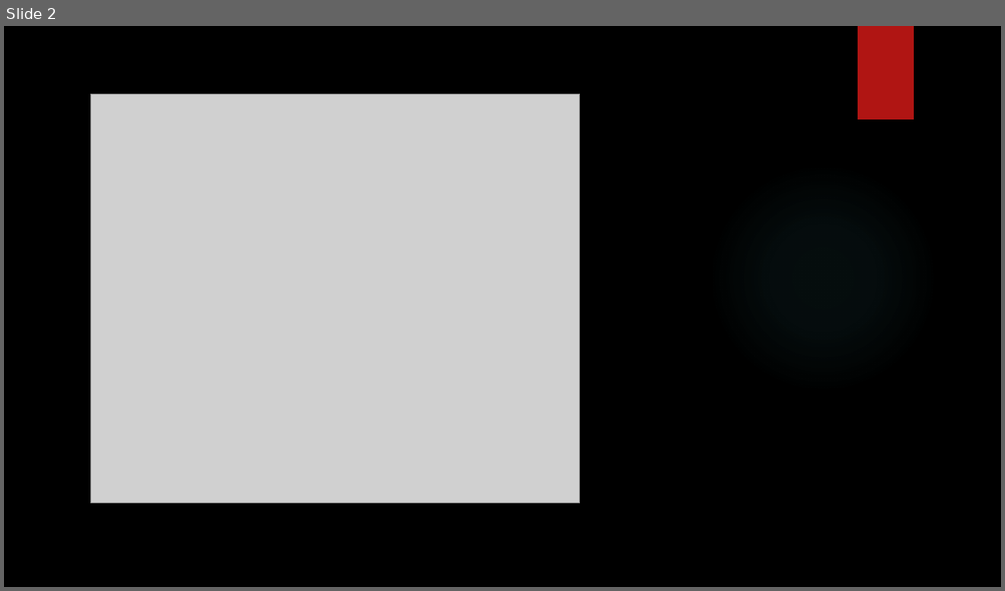
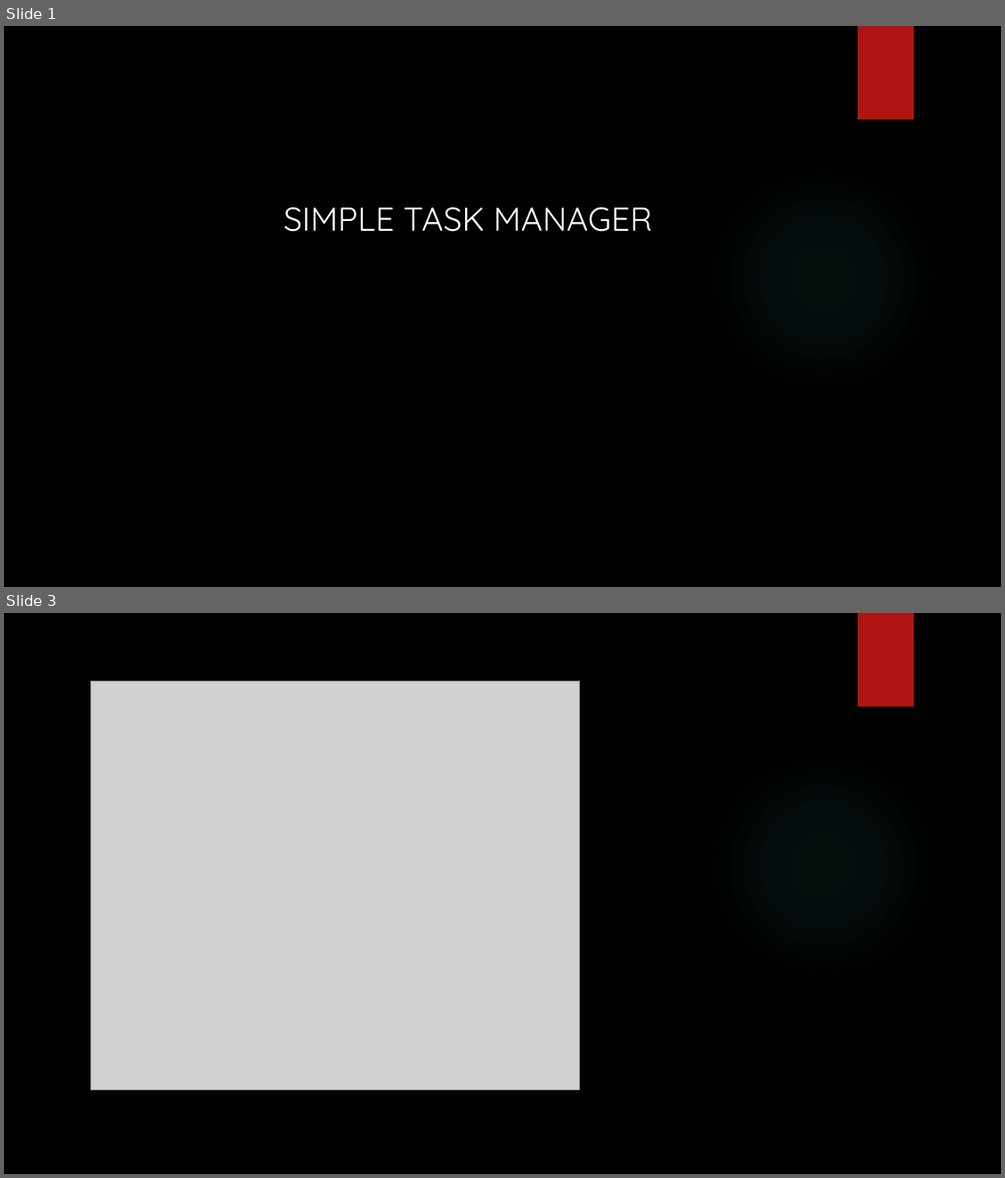
Before and after one commit to Latheesh-data/project.py, a slide deck: SIMPLE TASK MANAGER.pptx. Shown one above the other, each under a label of ours: slide 2 before the commit, slides 1 and 3 after it; the slides between them are not shown. The pictures are 1005x591 and 1005x1178 pixels, drawn with LibreOffice and Linux fonts; fonts in the diff are those of the drawing; grey boxes stand for pictures; background and template pictures are left out. Boxes give left, top, right and bottom in pixels: in the first picture for what was removed or moved away, otherwise in the second. Text is boxed around its words. In the diff, an @@ line names an element or a change of style, - is before the commit and + after.

```diff
--- a/SIMPLE TASK MANAGER.pptx
+++ b/SIMPLE TASK MANAGER.pptx
@@ slide 1 added at <box>4,26,1001,587</box>, background picture (left out); not listed: 2 template elements that a slide beside it also shows @@
@@ text added at <box>283,207,652,232</box>, 32 pt, text #FFFFFF @@
+SIMPLE TASK MANAGER
@@ what was slide 2 is now slide 3 @@
```
Also in this commit, not shown: 1 slide changed.
